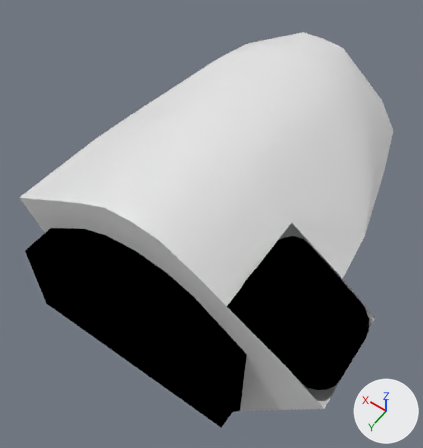
One commit to the Blender file Models/Squad/Spaces/mk2CockpitStandard.blend: the scene before it, then after it.
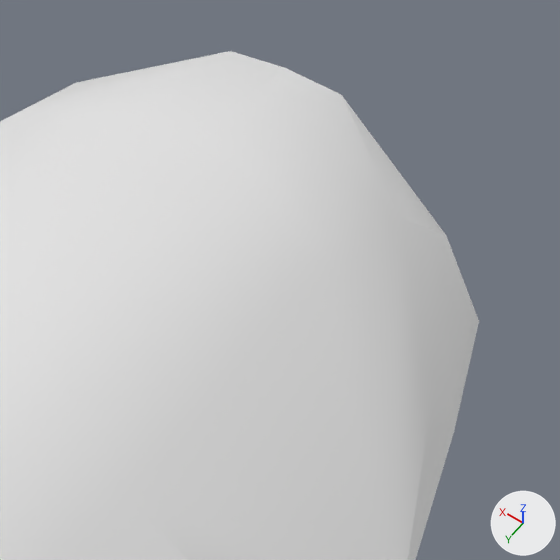
Each version appears first whole from a 50 mm camera at (-1.13, 2.13, 2.62) aimed at (0.06, 0.47, 0.01), and next in a close-up on the part from 52% to 100% of the width and 3% to 49% of the height. Lighting does not change. The marker at lower right points along +X, +Y and +Z.

In view in the first close-up: 'shellCollider'.
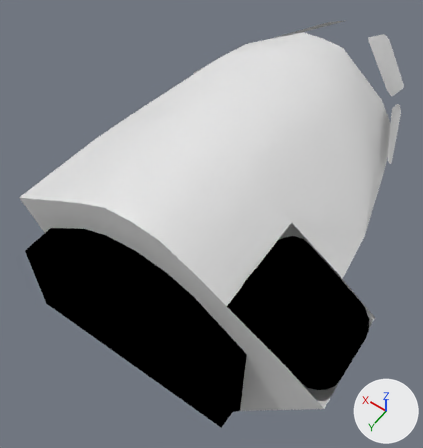
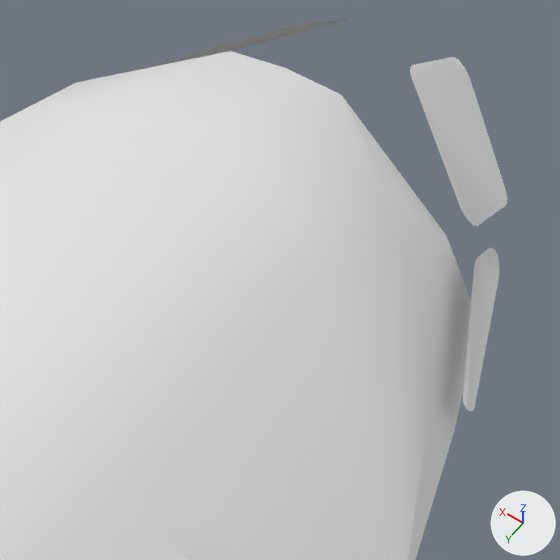
Where the change shows, as pixel boxes [x1, y1, x2, y2] in the close-ups (560 x 560 px):
'windowMask', added: after [128, 18, 507, 412]

Patch to the scene script:
```diff
--- a/Models/Squad/Spaces/mk2CockpitStandard.blend.py
+++ b/Models/Squad/Spaces/mk2CockpitStandard.blend.py
@@ mat_material_001 @@
+mat_material_001 = principled_material('Material.001')
+mat_material_001.base_color = (0.8, 0.8, 0.8)  # white #e7e7e7
@@ me_internal_002 @@
+me_internal_002.from_pydata(...)  # 72 vertices, 4 faces; spans x -0.644..0.644, y -1.163..-0.147, z 0.418..0.638
+me_internal_002.materials.append(mat_material_001)  # white #e7e7e7
@@ ob_windowmask @@
+ob_windowmask = bpy.data.objects.new('windowMask', me_internal_002)
+ob_windowmask.parent = ob_freeiva
+ob_windowmask.location = (0.0, 0.00743, -0.0673)
```
